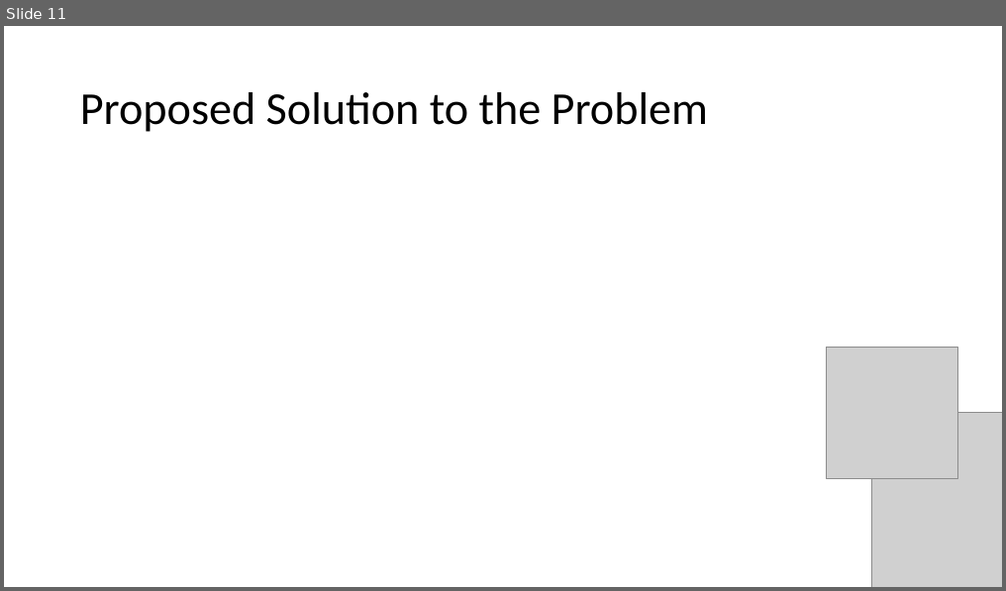
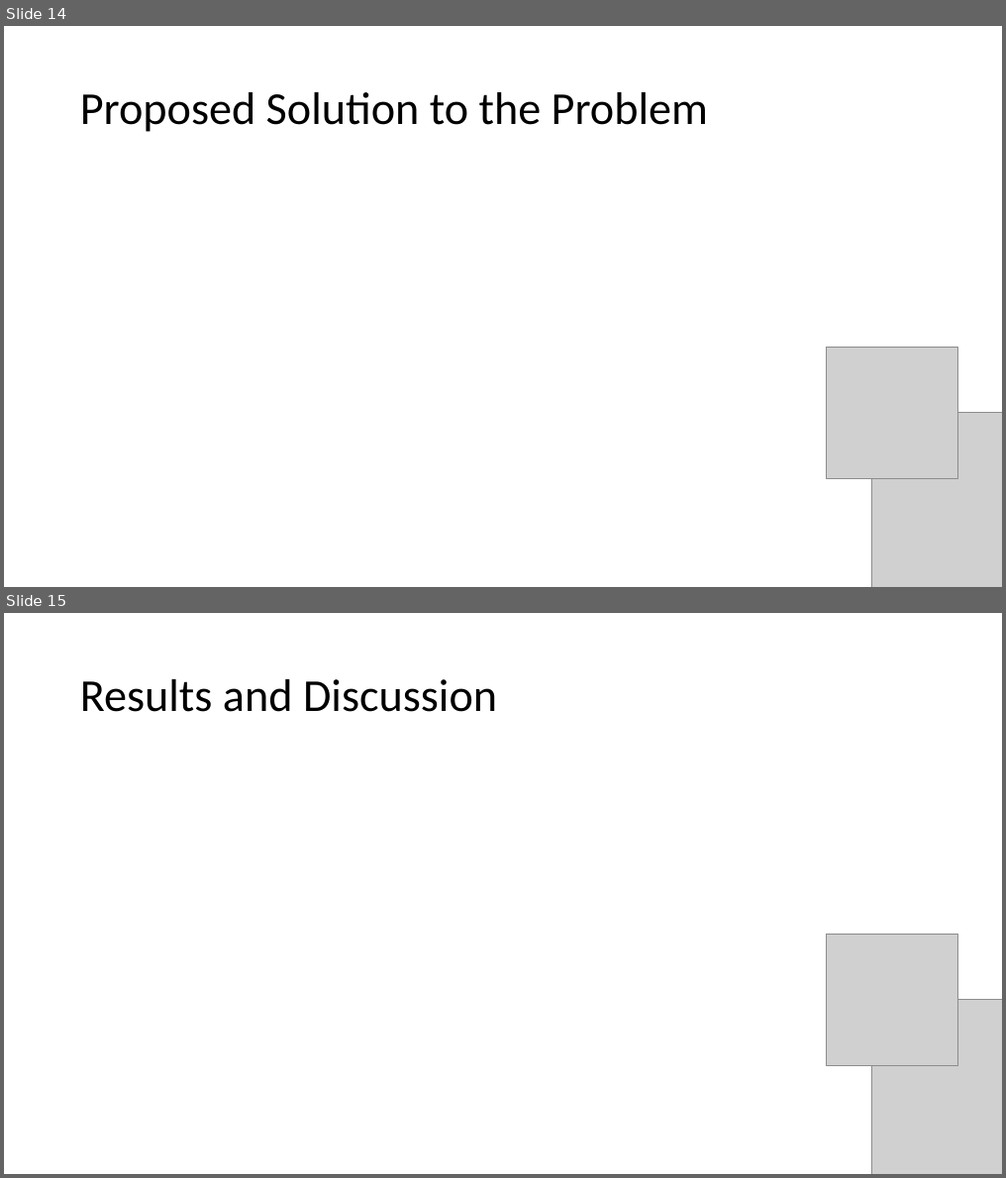
Before and after one commit to seans888/Project---Automate-Election, a slide deck: Documentation/Research Paper/CSPROJ Presentation.pptx. Shown one above the other, each under a label of ours: slide 11 before the commit, slides 14 and 15 after it. The pictures are 1006x591 and 1006x1178 pixels, drawn with LibreOffice and Linux fonts; fonts in the diff are those of the drawing; grey boxes stand for pictures. Boxes give left, top, right and bottom in pixels: in the first picture for what was removed or moved away, otherwise in the second. Text is boxed around its words. In the diff, an @@ line names an element or a change of style, - is before the commit and + after.

```diff
--- a/Documentation/Research Paper/CSPROJ Presentation.pptx
+++ b/Documentation/Research Paper/CSPROJ Presentation.pptx
@@ slide 15 added at box(4, 613, 1002, 1174), background #FFFFFF @@
@@ title added at box(80, 679, 497, 712), 44 pt, text #000000 @@
+Results and Discussion
@@ picture added at box(827, 934, 958, 1065) @@
@@ picture added at box(871, 1000, 1002, 1174) @@
@@ what was slide 11 is now slide 14 @@
```
Also in this commit, not shown: 1 slide changed, 5 other slides added, 2 other files.
